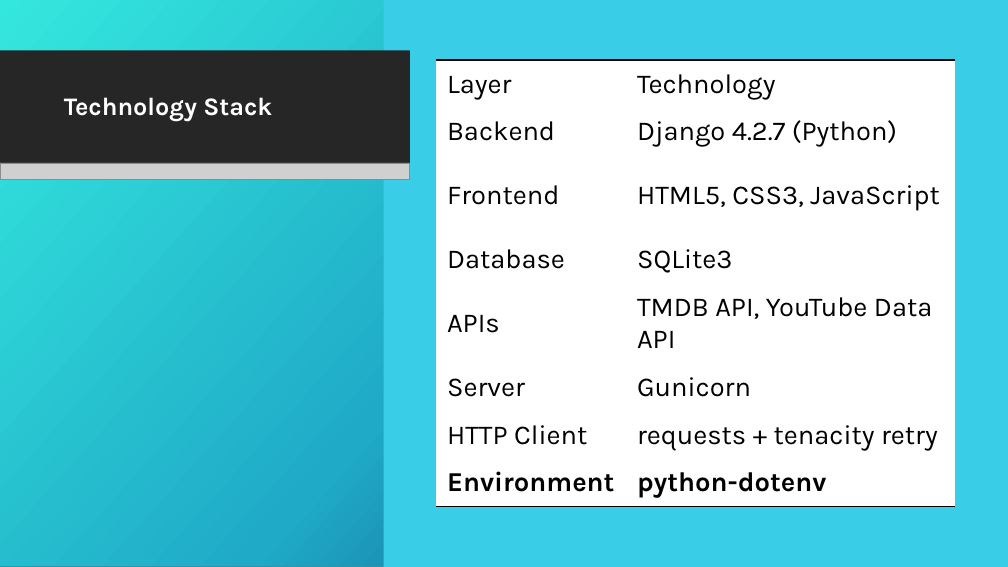
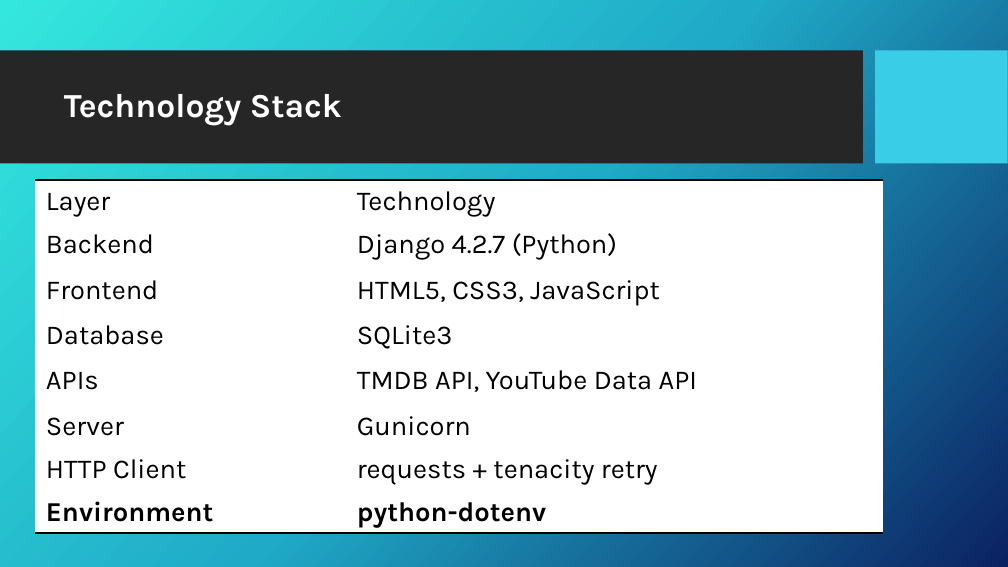
Before and after one commit to Akhandbhadouria/streaming-platforms-, a slide deck: slide 9 of PPTdjango.pptx. Drawn at 1008x567 pixels with LibreOffice and Linux fonts; fonts in the diff are those of the drawing; grey boxes stand for pictures; background and template pictures are left out. Boxes give left, top, right and bottom in pixels: in the first picture for what was removed or moved away, otherwise in the second. Text is boxed around its words. In the diff, an @@ line names an element or a change of style, - is before the commit and + after.

```diff
--- a/PPTdjango.pptx
+++ b/PPTdjango.pptx
@@ rectangle removed at bbox=[0, 0, 1008, 567] @@
@@ rectangle removed at bbox=[383, 0, 1008, 567] @@
@@ rectangle removed at bbox=[0, 51, 410, 164] @@
@@ title "Technology Stack" at bbox=[64, 94, 342, 126]: size 24 to 32 pt @@
@@ picture removed at bbox=[0, 163, 410, 179] @@
@@ table: place and size @@
-table at bbox=[436, 60, 954, 507]
+table at bbox=[36, 180, 884, 538]
```
Also in this commit, not shown: 15 other slides changed, 1 slide removed.
